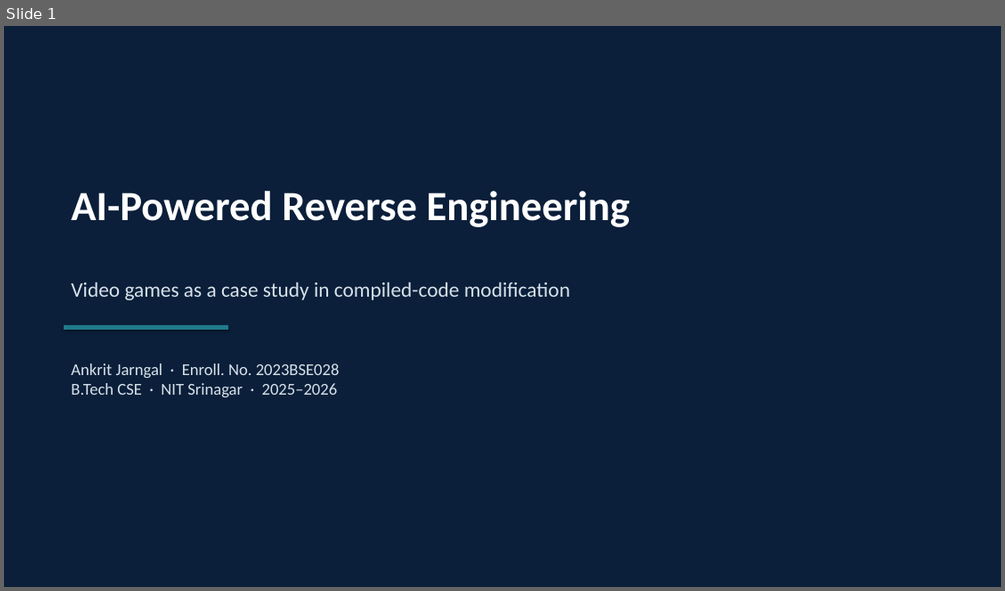
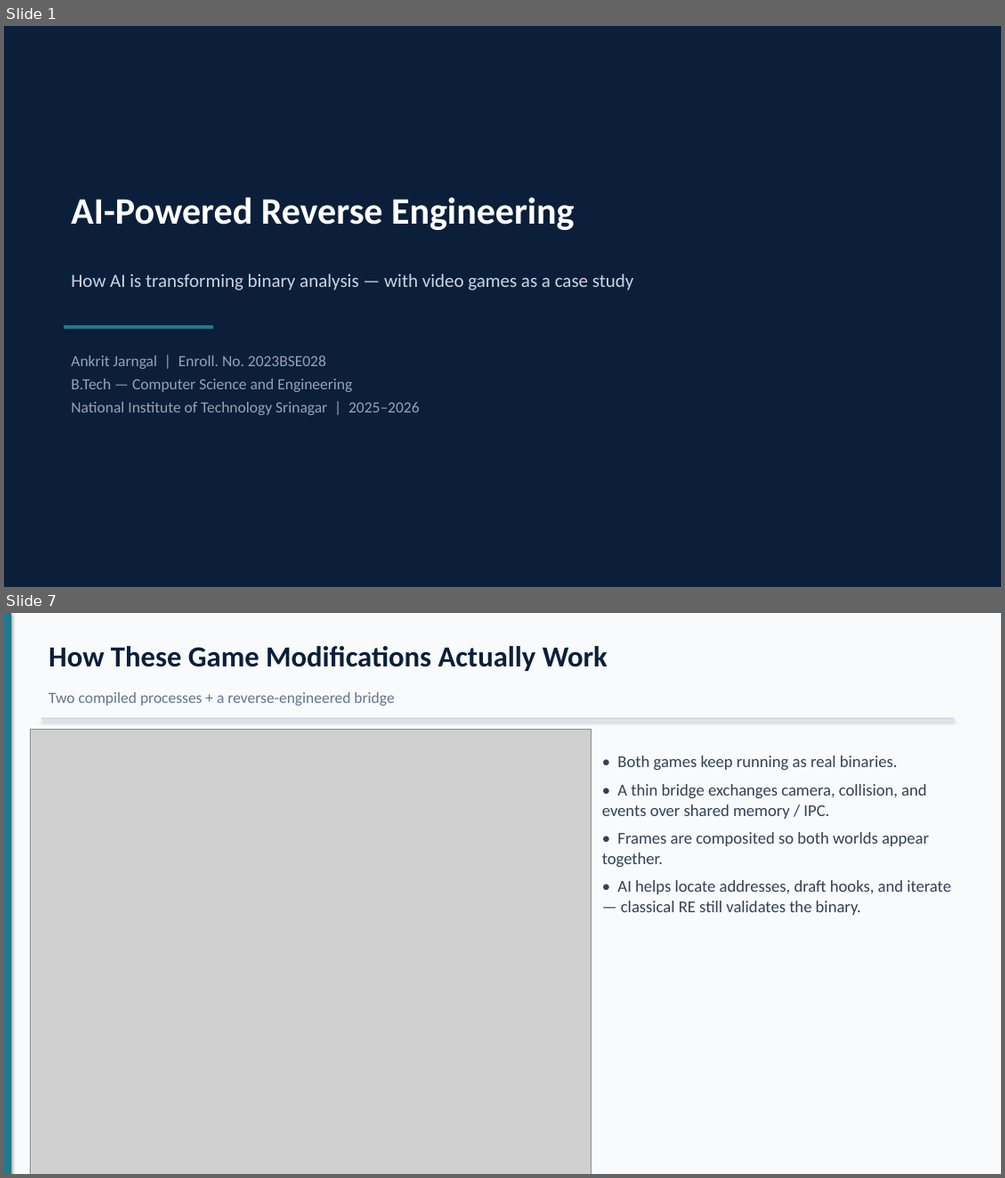
Before and after one commit to Ankritjarngal/coding-platform-assignment, a slide deck: seminar/Ankrit_Jarngal_2023BSE028_Seminar_PPT.pptx. Shown one above the other, each under a label of ours: slide 1 before the commit, slides 1 and 7 after it; the slides between them are not shown. The pictures are 1005x591 and 1005x1178 pixels, drawn with LibreOffice and Linux fonts; fonts in the diff are those of the drawing; grey boxes stand for pictures. Boxes give left, top, right and bottom in pixels: in the first picture for what was removed or moved away, otherwise in the second. Text is boxed around its words. In the diff, an @@ line names an element or a change of style, - is before the commit and + after.

```diff
--- a/seminar/Ankrit_Jarngal_2023BSE028_Seminar_PPT.pptx
+++ b/seminar/Ankrit_Jarngal_2023BSE028_Seminar_PPT.pptx
@@ slide 7 added at (x1=4, y1=613, x2=1001, y2=1174), background #F8FAFC @@
@@ rectangle added at (x1=4, y1=613, x2=11, y2=1174), fill #1F7A8C @@
@@ text added at (x1=48, y1=646, x2=607, y2=671), 28 pt, text #0B1F3A, bold @@
+How These Game Modifications Actually Work
@@ text added at (x1=48, y1=692, x2=394, y2=706), 15 pt, text #64748B @@
+Two compiled processes + a reverse-engineered bridge
@@ rectangle added at (x1=41, y1=718, x2=954, y2=719), fill #CBD5E1 @@
@@ picture added at (x1=30, y1=729, x2=591, y2=1174) @@
@@ text added at (x1=602, y1=755, x2=951, y2=915), 16 pt, text #334155 @@
+• Both games keep running as real binaries.
+• A thin bridge exchanges camera, collision, and events over shared memory / IPC.
+• Frames are composited so both worlds appear together.
+• AI helps locate addresses, draft hooks, and iterate — classical RE still validates the binary.
@@ slide 1 changed as well @@
@@ text "AI-Powered Reverse Engineering" moved from (x1=71, y1=191, x2=630, y2=227) to (x1=71, y1=197, x2=574, y2=230) @@
@@ text "AI-Powered Reverse Engineering" at (x1=71, y1=197, x2=574, y2=230): size 40 to 36 pt; more space between paragraphs @@
@@ text at (x1=71, y1=273, x2=634, y2=290): text changed; size 20 to 18 pt; text colour #D7E2EA to #CBD5E1 @@
-Video games as a case study in compiled-code modification
+How AI is transforming binary analysis — with video games as a case study
@@ rectangle resized from (x1=64, y1=325, x2=228, y2=329) to (x1=64, y1=325, x2=213, y2=329) @@
@@ text at (x1=71, y1=355, x2=420, y2=415): text changed; size 16 to 15 pt; text colour #D7E2EA to #94A3B8 @@
-Ankrit Jarngal · Enroll. No. 2023BSE028
-B.Tech CSE · NIT Srinagar · 2025–2026
+Ankrit Jarngal | Enroll. No. 2023BSE028
+B.Tech — Computer Science and Engineering
+National Institute of Technology Srinagar | 2025–2026
```
Also in this commit, not shown: 7 other slides added, 13 slides removed, 14 other files.
